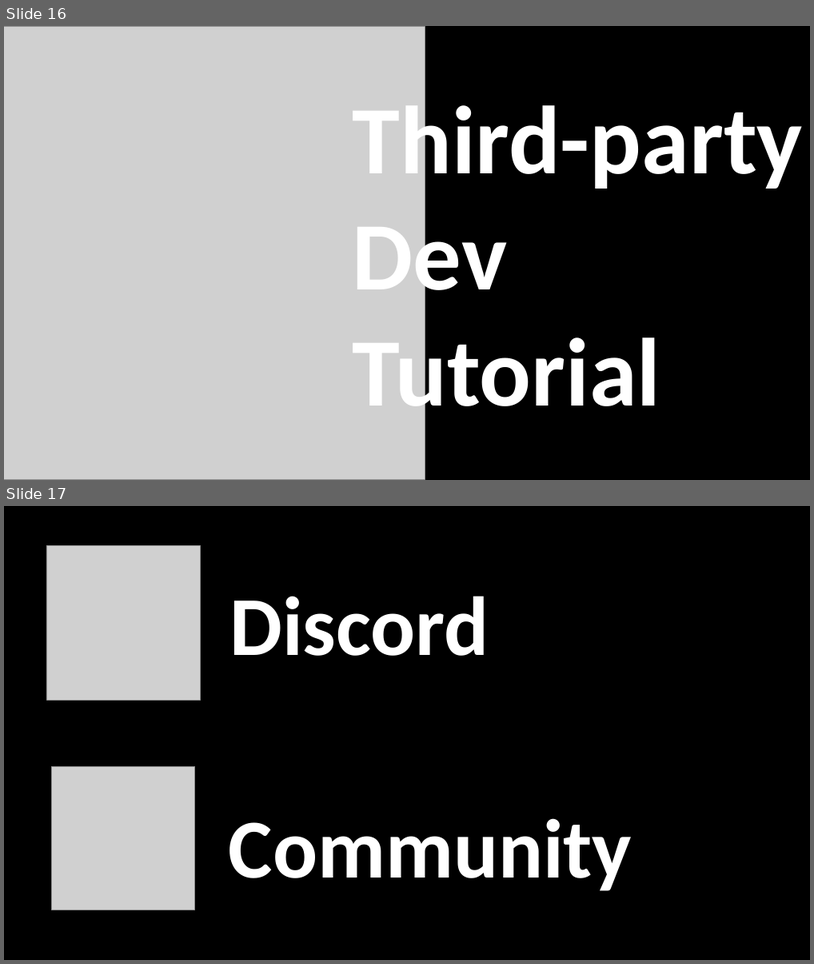
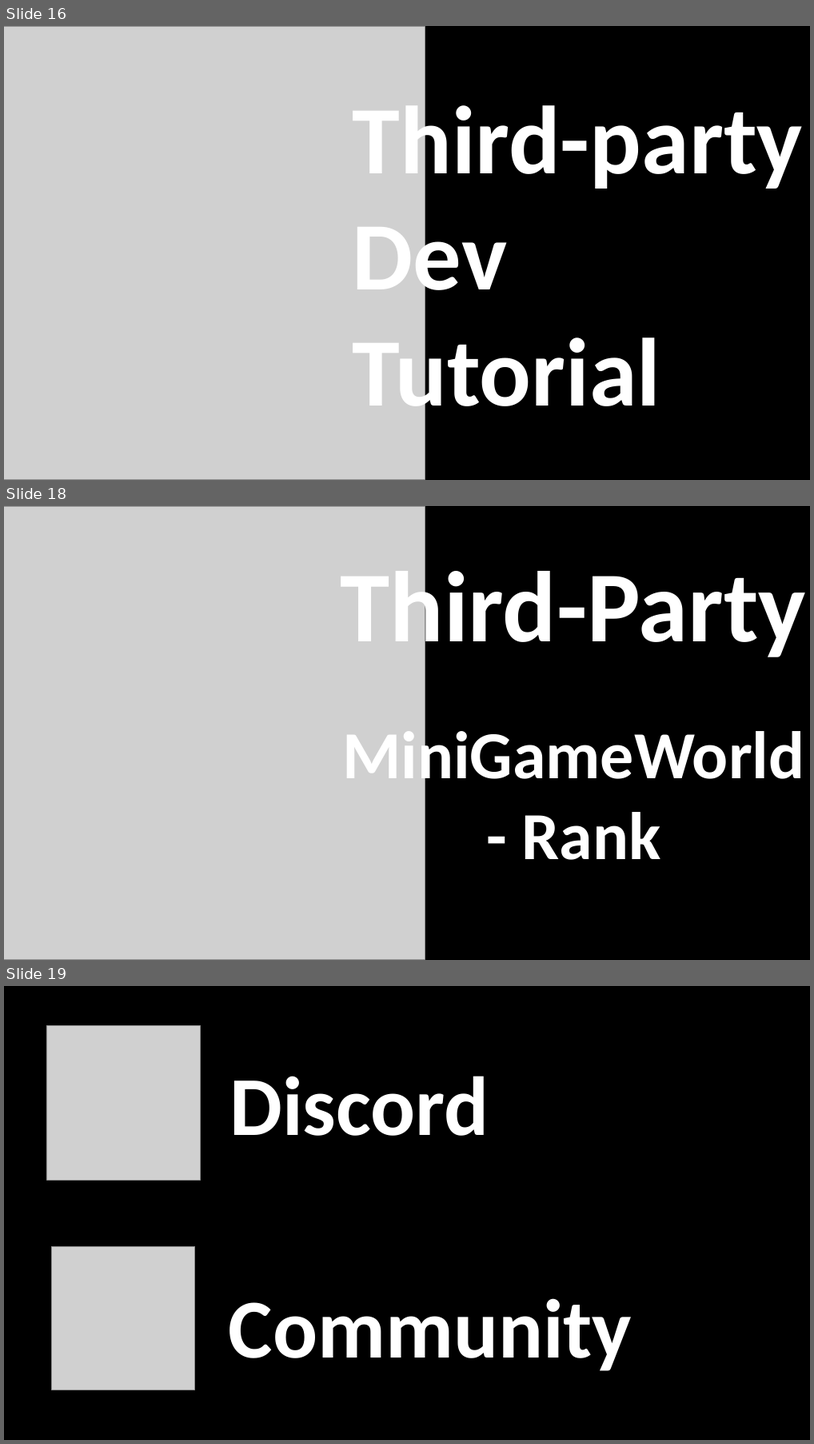
Before and after one commit to MiniGameWorlds/MiniGameWorld, a slide deck: resources/MiniGameWorld.pptx. Shown one above the other, each under a label of ours: slides 16 and 17 before the commit, slides 16, 18 and 19 after it; the slides between them are not shown. The pictures are 814x964 and 814x1444 pixels, drawn with LibreOffice and Linux fonts; fonts in the diff are those of the drawing; grey boxes stand for pictures. Boxes give left, top, right and bottom in pixels: in the first picture for what was removed or moved away, otherwise in the second. Text is boxed around its words. In the diff, an @@ line names an element or a change of style, - is before the commit and + after.

```diff
--- a/resources/MiniGameWorld.pptx
+++ b/resources/MiniGameWorld.pptx
@@ slide 18 added at (4, 506, 810, 960), background #000000 @@
@@ picture added at (4, 506, 425, 959) @@
@@ text added at (341, 558, 806, 664), 239 pt, text #FFFFFF, bold @@
+Third-Party
@@ text added at (342, 723, 805, 860), 160 pt, text #FFFFFF, bold @@
+MiniGameWorld
+- Rank
@@ what was slide 17 is now slide 19 @@
```
Also in this commit, not shown: 1 other slide added, 11 other files.
